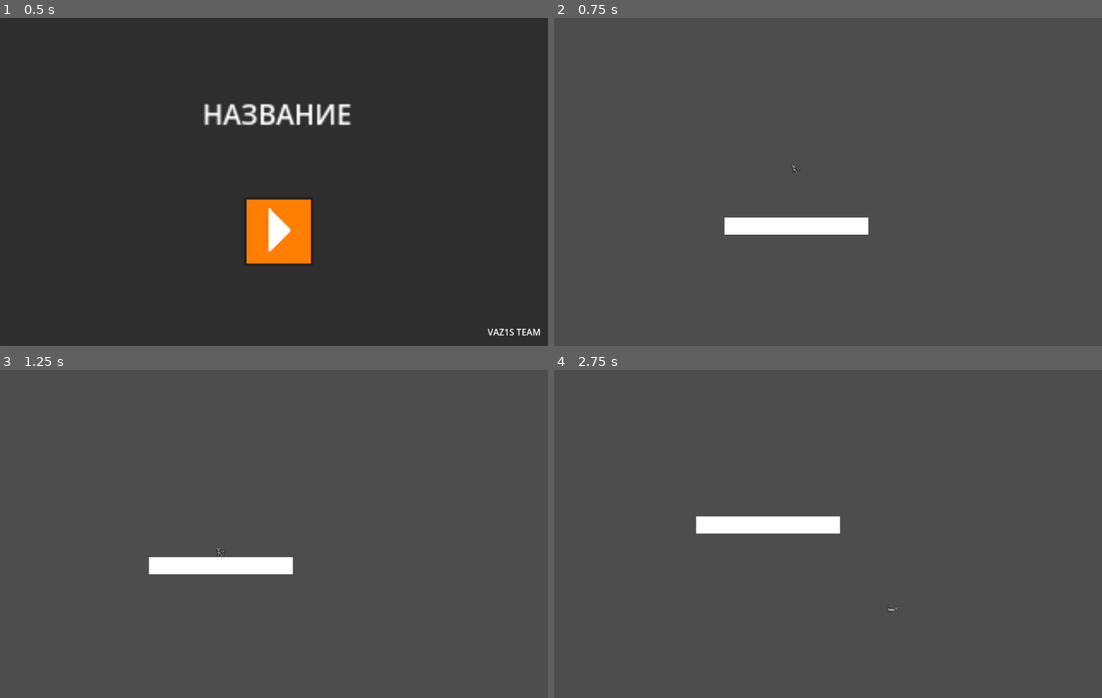
Above: before the commit, frames 1-4 (two rows, left to right).
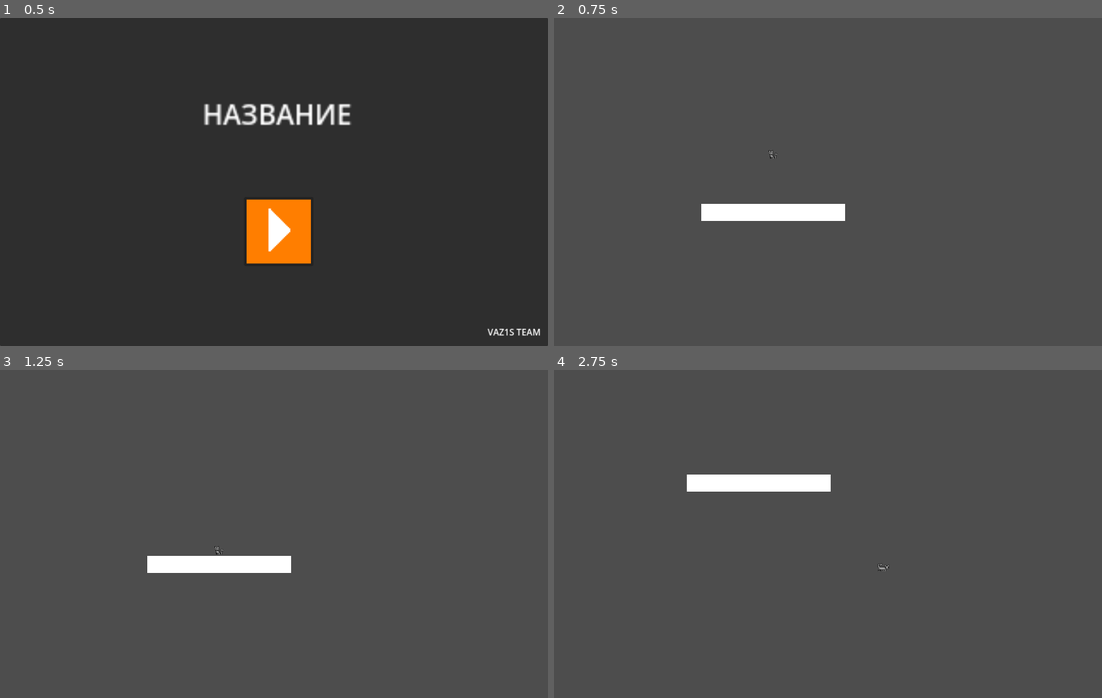
Above: after the commit, the same moments.

Repository: OVERKODE/2D-Platformer
Game: Godot game, scene res://SCENES/MENU.tscn
The game is run twice, just before and just after one commit, with the same random seed, the same clock (stepped at 60 frames per second) and the same inputs.
Inputs (mouse positions are in pixels of both pictures, inside the frame that each line leads up to):
- Up to frame 1 (0.5 s): no input
- Up to frame 2 (0.75 s): click (833, 231) at 0.5 s
- Up to frame 3 (1.25 s): no input
- Up to frame 4 (2.75 s): hold D (move_right) from 1.28 s (still down); tap Space (jump) at 1.52, 2.27 s; tap Enter at 2 s

Frame 1 is identical in both runs. In frame 2, 2.3% of the frame differs, in the area x 26-58%, y 40-67%; in frame 3, 0.3%; in frame 4, 2.8%, in the area x 24-63%, y 31-74%.

Commit message:
Update player_camera.tscn
при position_smoothing_enabled во время движения player(а) возникают нежелательные подёргивания

Diff:
--- a/SCENES/player_camera.tscn
+++ b/SCENES/player_camera.tscn
@@ -1,7 +1,7 @@
 [gd_scene format=3 uid="uid://dap8xqng433rc"]
 
 [node name="player_camera" type="Camera2D"]
-position_smoothing_enabled = true
+position_smoothing_enabled = false
 drag_horizontal_enabled = true
 drag_vertical_enabled = true
 drag_horizontal_offset = 1.0
